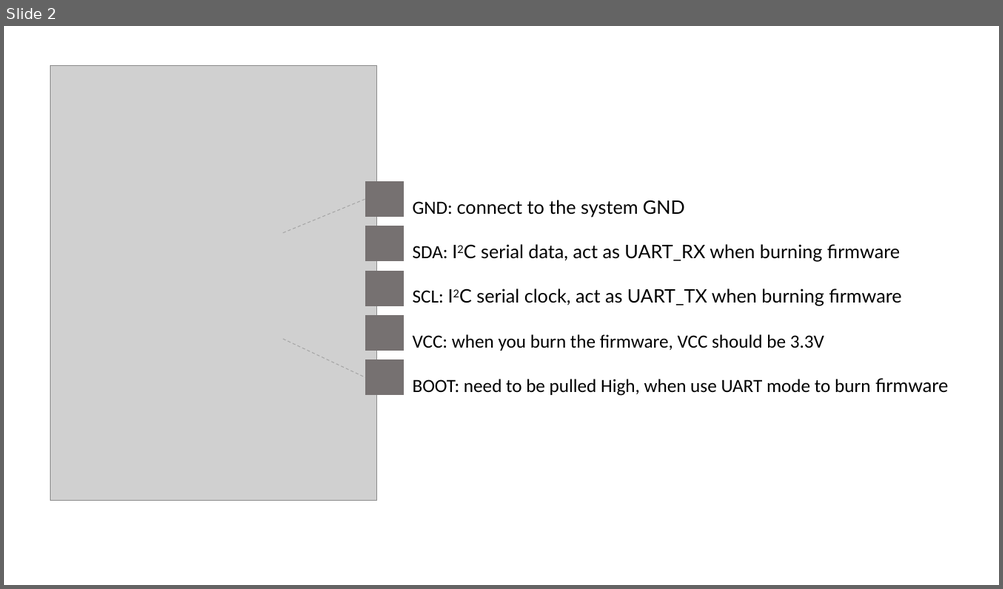
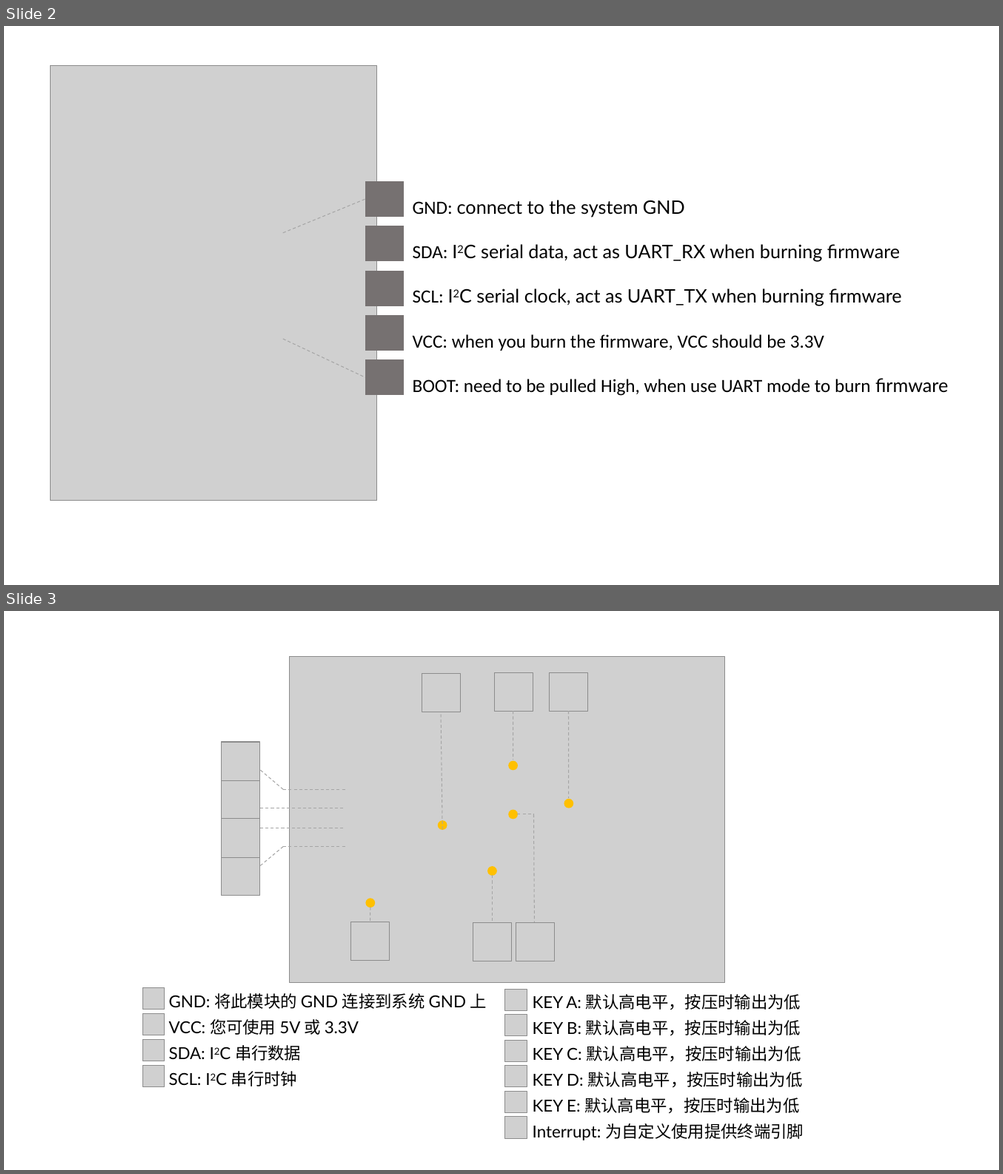
Before and after one commit to SeeedDocument/Grove-5-Way_Switch, a slide deck: img/pin_map_2040.pptx. Shown one above the other, each under a label of ours: slide 2 before the commit, slides 2 and 3 after it. The pictures are 1003x589 and 1003x1174 pixels, drawn with LibreOffice and Linux fonts; fonts in the diff are those of the drawing; grey boxes stand for pictures. Boxes give left, top, right and bottom in pixels: in the first picture for what was removed or moved away, otherwise in the second. Text is boxed around its words. In the diff, an @@ line names an element or a change of style, - is before the commit and + after.

```diff
--- a/img/pin_map_2040.pptx
+++ b/img/pin_map_2040.pptx
@@ slide 3 added at (4, 611, 999, 1170), background #FFFFFF @@
@@ picture added at (289, 657, 724, 983) @@
@@ picture added at (422, 674, 461, 712) @@
@@ picture added at (494, 673, 533, 712) @@
@@ picture added at (549, 673, 588, 712) @@
@@ line added from (443, 829) to (441, 712), #A5A5A5 0.75 pt dashed @@
@@ line added from (513, 711) to (513, 760), #A5A5A5 0.75 pt dashed @@
@@ line added from (568, 711) to (569, 798), #A5A5A5 0.75 pt dashed @@
@@ ellipse added at (509, 762, 518, 770), fill #FFC000, outline #FFC000 1 pt @@
@@ line added from (283, 789) to (260, 770), #A5A5A5 0.75 pt dashed @@
@@ group added at (260, 789, 346, 847): 4 lines @@
@@ ellipse added at (509, 810, 518, 818), fill #FFC000, outline #FFC000 1 pt @@
@@ ellipse added at (564, 800, 572, 808), fill #FFC000, outline #FFC000 1 pt @@
@@ group added at (221, 742, 260, 896): 4 pictures @@
@@ ellipse added at (438, 821, 447, 829), fill #FFC000, outline #FFC000 1 pt @@
@@ line added from (518, 815) to (535, 815), #A5A5A5 0.75 pt dashed @@
@@ line added from (534, 815) to (535, 922), #A5A5A5 0.75 pt dashed @@
@@ line added from (283, 847) to (260, 866), #A5A5A5 0.75 pt dashed @@
@@ ellipse added at (488, 867, 496, 875), fill #FFC000, outline #FFC000 1 pt @@
@@ line added from (492, 875) to (492, 923), #A5A5A5 0.75 pt dashed @@
@@ ellipse added at (366, 899, 374, 907), fill #FFC000, outline #FFC000 1 pt @@
@@ line added from (370, 907) to (370, 923), #A5A5A5 0.75 pt dashed @@
@@ picture added at (351, 922, 390, 961) @@
@@ picture added at (473, 923, 512, 962) @@
@@ picture added at (516, 923, 555, 962) @@
@@ text added at (169, 994, 486, 1087), 16 pt, text #000000 @@
+GND: 将此模块的 GND 连接到系统 GND 上
+VCC: 您可使用 5V 或 3.3V
+SDA: I2C 串行数据
+SCL: I2C 串行时钟
@@ picture added at (506, 989, 527, 1011) @@
@@ text added at (532, 994, 803, 1141), 16 pt, text #000000 @@
+KEY A: 默认高电平，按压时输出为低
+KEY B: 默认高电平，按压时输出为低
+KEY C: 默认高电平，按压时输出为低
+KEY D: 默认高电平，按压时输出为低
+KEY E: 默认高电平，按压时输出为低
+Interrupt: 为自定义使用提供终端引脚
@@ picture added at (506, 1014, 527, 1037) @@
@@ group added at (143, 988, 165, 1087): 4 pictures @@
@@ picture added at (506, 1041, 527, 1062) @@
@@ picture added at (506, 1066, 527, 1088) @@
@@ picture added at (506, 1091, 527, 1113) @@
@@ picture added at (506, 1117, 527, 1139) @@
```
Also in this commit, not shown: 1 slide changed, 1 other slide added, 2 other files.
